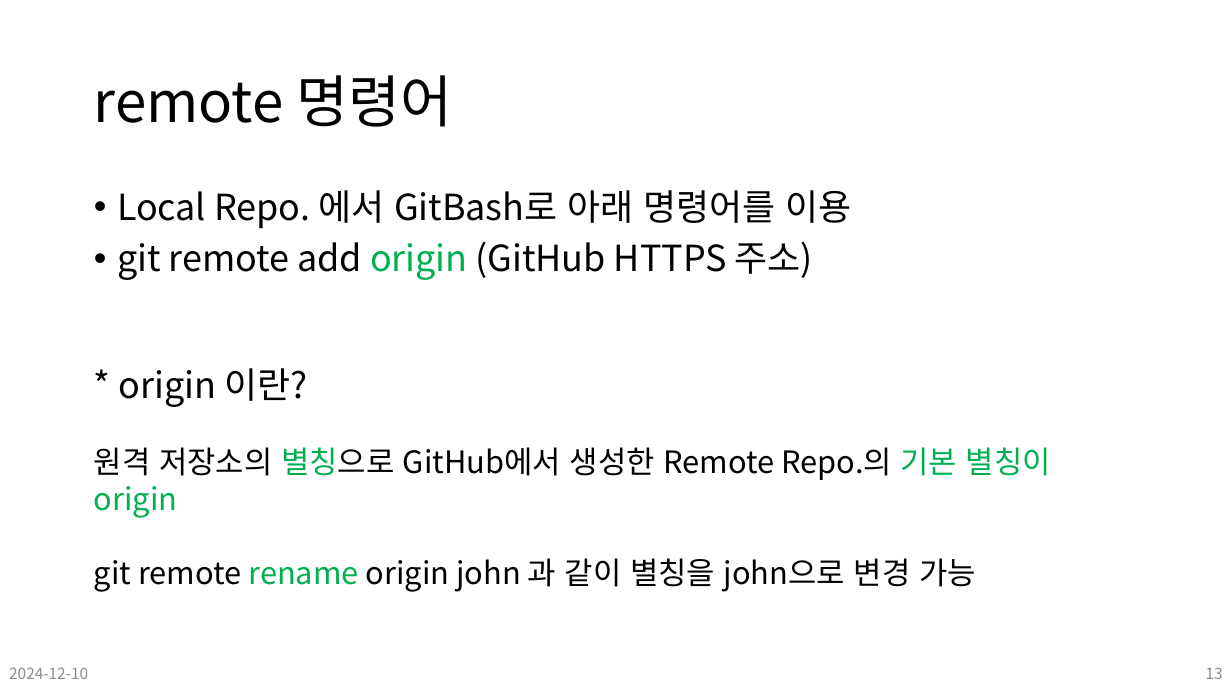
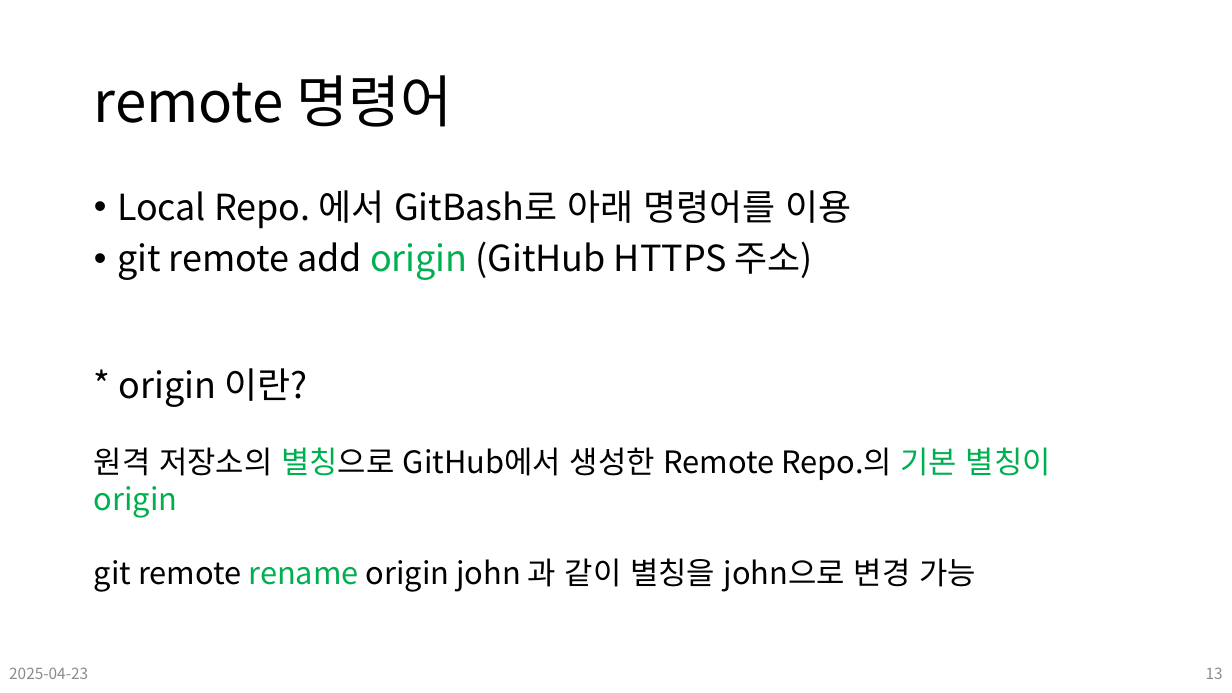
Before and after one commit to Leader-Lesson/KDT_SF_Short_5th, a slide deck: slide 13 of material/OT-Git/03_GitHub.pptx. Drawn at 1232x693 pixels with LibreOffice and Linux fonts; fonts in the diff are those of the drawing; background and template pictures are left out. Boxes give left, top, right and bottom in pixels: in the first picture for what was removed or moved away, otherwise in the second. Text is boxed around its words. In the diff, an @@ line names an element or a change of style, - is before the commit and + after.

Commit message:
lecture ready: 250423

```diff
--- a/material/OT-Git/03_GitHub.pptx
+++ b/material/OT-Git/03_GitHub.pptx
@@ text at [9,667,88,679]: text changed @@
-2024-12-10
+2025-04-23
```
Also in this commit, not shown: 24 other slides changed, 3 other files.
